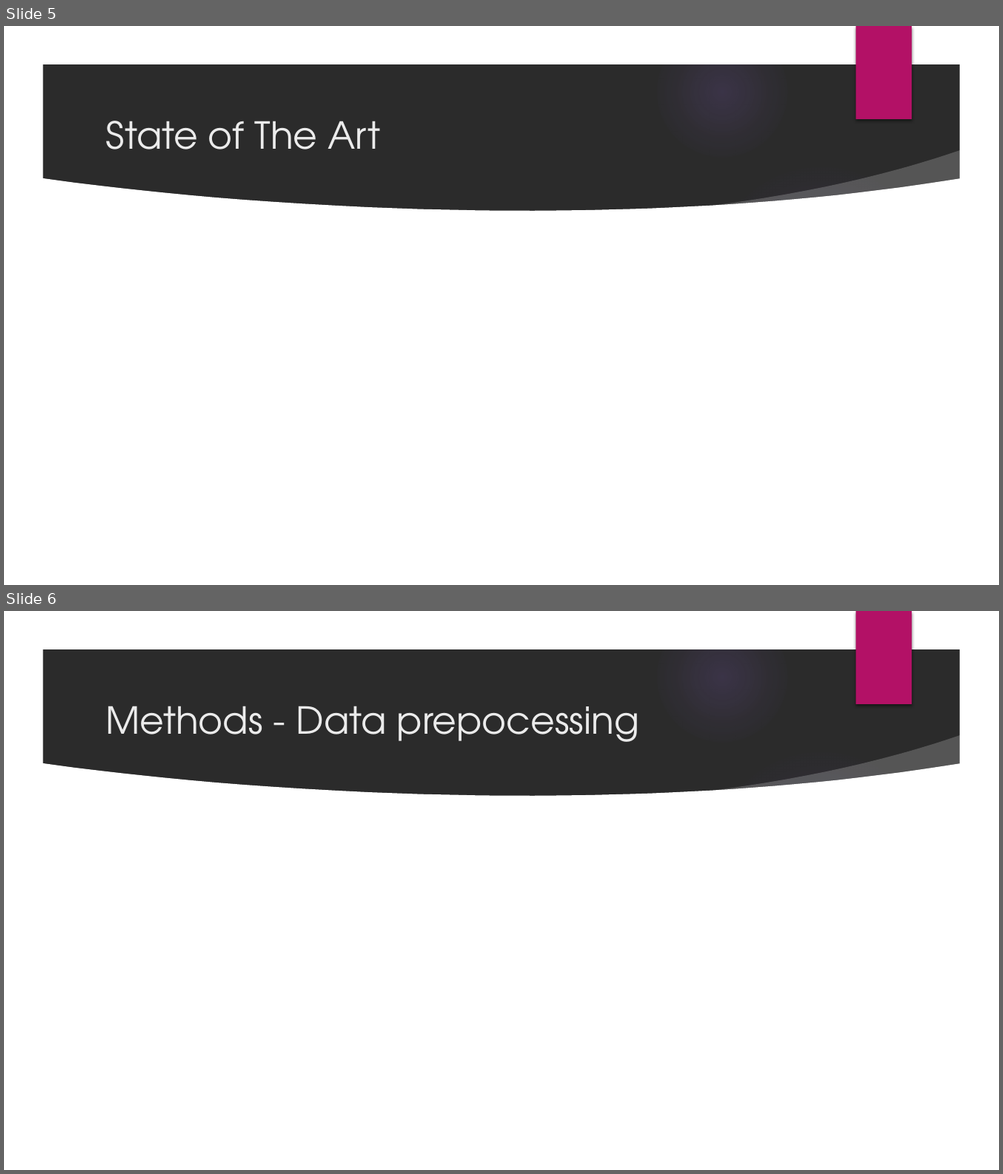
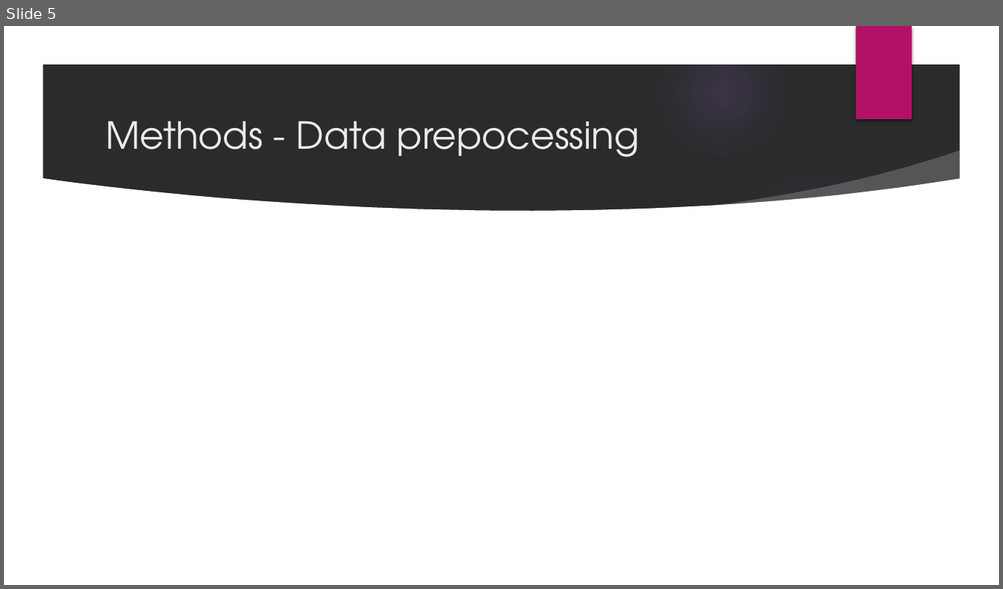
Before and after one commit to bodging/DiabetsTechMeatDetection, a slide deck: Präsentation.pptx. Shown one above the other, each under a label of ours: slides 5 and 6 before the commit, slide 5 after it. The pictures are 1003x1174 and 1003x589 pixels, drawn with LibreOffice and Linux fonts; fonts in the diff are those of the drawing; background and template pictures are left out; a plain dark background stands for a picture behind light text. Boxes give left, top, right and bottom in pixels: in the first picture for what was removed or moved away, otherwise in the second. Text is boxed around its words. In the diff, an @@ line names an element or a change of style, - is before the commit and + after.

```diff
--- a/Präsentation.pptx
+++ b/Präsentation.pptx
@@ slide 5 removed at (4, 26, 999, 585), background picture (left out); not listed: 9 template elements that a slide beside it also shows @@
@@ title removed at (105, 121, 381, 150) @@
-State of The Art
@@ what was slide 6 is now slide 5 @@
```
Also in this commit, not shown: 2 slides changed, 2 slides added.
